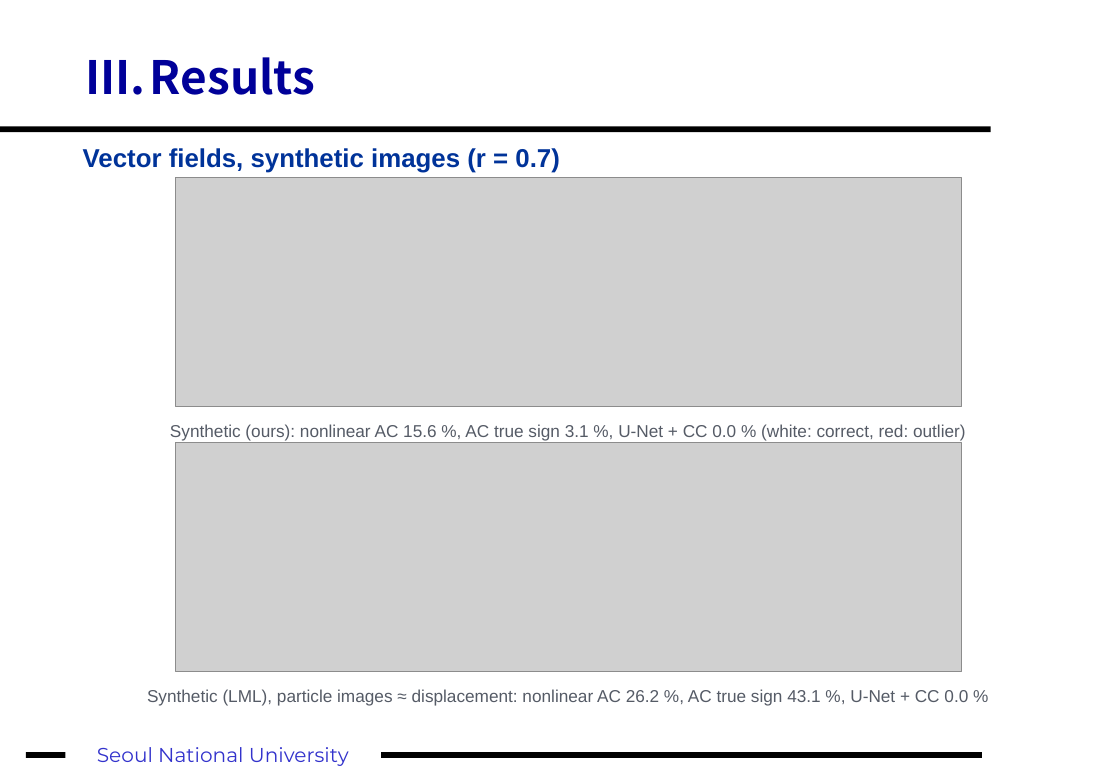
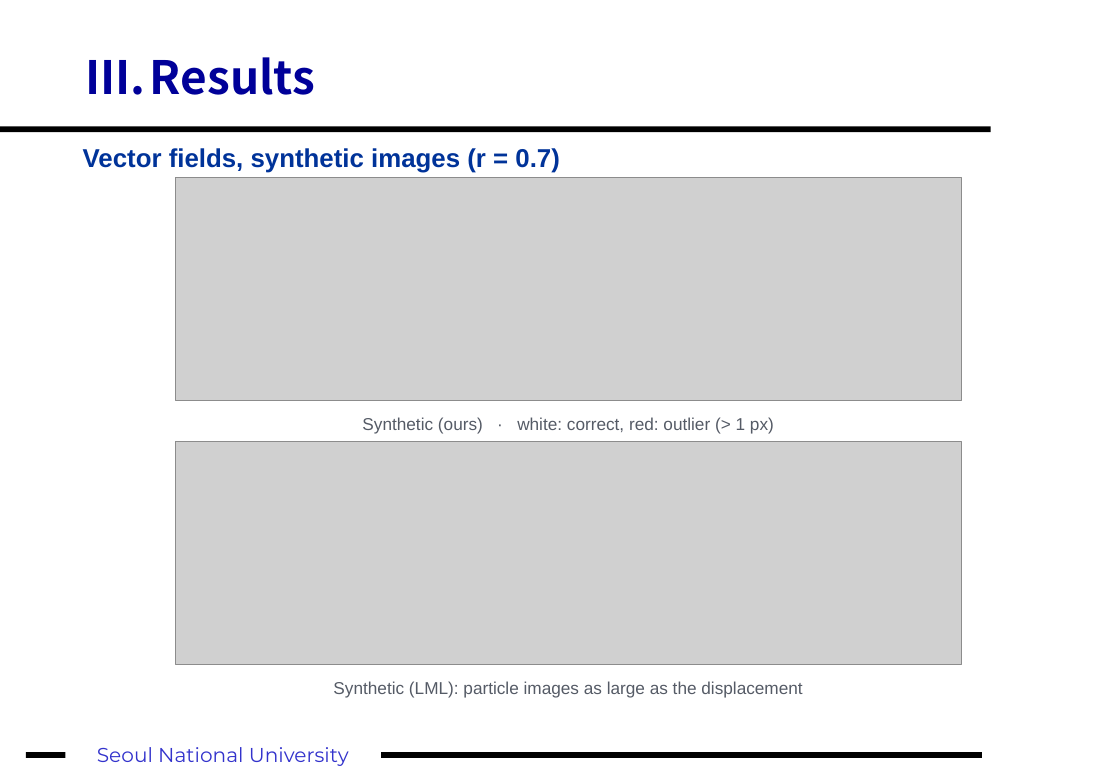
Before and after one commit to fosherrat/piv_termproject, a slide deck: slide 16 of presentation/PIV_term_project.pptx (slide 15 before the commit). Drawn at 1120x775 pixels with LibreOffice and Linux fonts; fonts in the diff are those of the drawing; grey boxes stand for pictures. Boxes give left, top, right and bottom in pixels: in the first picture for what was removed or moved away, otherwise in the second. Text is boxed around its words. In the diff, an @@ line names an element or a change of style, - is before the commit and + after.

```diff
--- a/presentation/PIV_term_project.pptx
+++ b/presentation/PIV_term_project.pptx
@@ picture: place and size @@
-picture at box(176, 178, 962, 407)
+picture at box(176, 178, 962, 400)
@@ text at box(362, 417, 774, 434): text changed @@
-Synthetic (ours): nonlinear AC 15.6 %, AC true sign 3.1 %, U-Net + CC 0.0 % (white: correct, red: outlier)
+Synthetic (ours) · white: correct, red: outlier (> 1 px)
@@ picture: place and size @@
-picture at box(176, 444, 962, 673)
+picture at box(176, 442, 962, 664)
@@ text at box(333, 681, 802, 698): text changed @@
-Synthetic (LML), particle images ≈ displacement: nonlinear AC 26.2 %, AC true sign 43.1 %, U-Net + CC 0.0 %
+Synthetic (LML): particle images as large as the displacement
```
Also in this commit, not shown: 7 other slides changed, 5 slides added, 3 slides removed, 23 other files.
